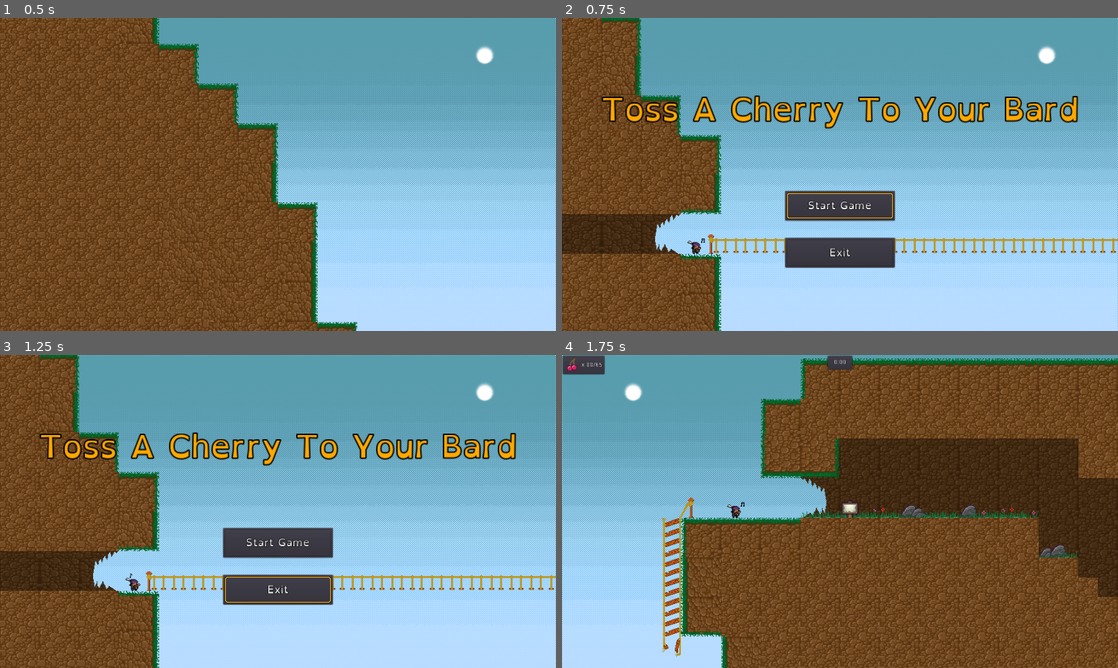
Above: before the commit, frames 1-4 (two rows, left to right).
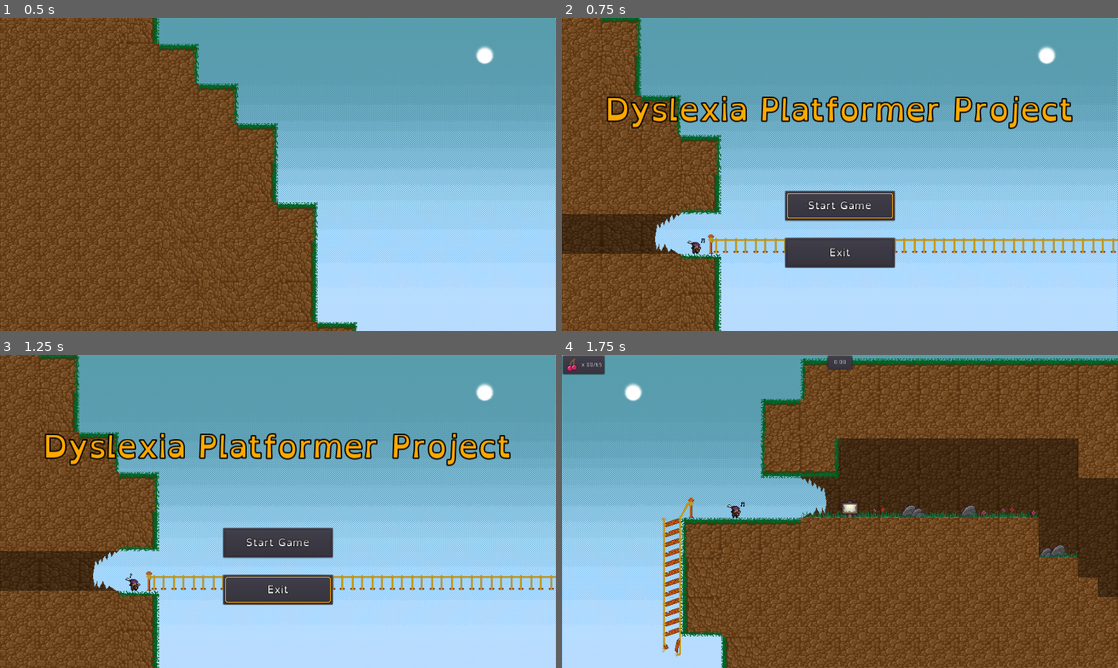
Above: after the commit, the same moments.

Repository: JCpac/LexiaQuest
Game: Godot game, scene res://levels/StartScreen/StartScreen.tscn
The game is run twice, just before and just after one commit, with the same random seed, the same clock (stepped at 60 frames per second) and the same inputs. Sound files missing from this copy of the repository are replaced by a short silence.
Inputs:
- Up to frame 1 (0.5 s): no input
- Up to frame 2 (0.75 s): tap Enter (ui_accept) at 0.5 s; hold D (move_right) from 0.53 s (still down)
- Up to frame 3 (1.25 s): keep holding D (move_right); tap W (jump) at 0.77 s
- Up to frame 4 (1.75 s): release D (move_right) at 1.25 s; click "Start Game" at 1.25 s

Frame 1 is identical in both runs. In frame 2, 5.0% of the frame differs, in the area x 7-93%, y 24-36%; in frame 3, 5.0%; in frame 4, nothing differs.

Commit message:
Changed project and game title

Diff:
--- a/UI/start-screen/StartScreenUI.tscn
+++ b/UI/start-screen/StartScreenUI.tscn
@@ -17,8 +17,8 @@
 anchor_right = 1.0
 anchor_bottom = 0.5
 bbcode_enabled = true
-bbcode_text = "[center]Toss A Cherry To Your Bard[/center]"
-text = "Toss A Cherry To Your Bard"
+bbcode_text = "[center]Dyslexia Platformer Project[/center]"
+text = "Dyslexia Platformer Project"
 __meta__ = {
 "_edit_use_anchors_": true
 }
--- a/project.godot
+++ b/project.godot
@@ -86,7 +86,7 @@
 
 [application]
 
-config/name="Toss A Cherry To Your Bard"
+config/name="Dyslexia Platformer Project"
 run/main_scene="res://levels/StartScreen/StartScreen.tscn"
 config/icon="res://icon.png"
 
